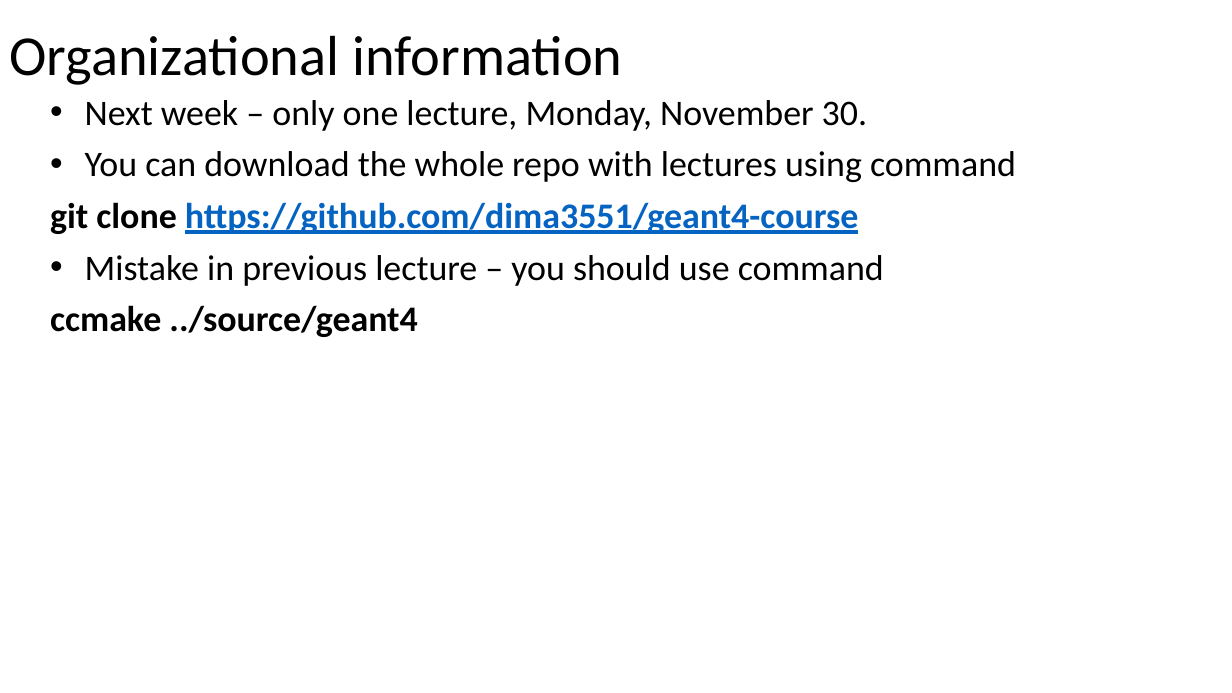
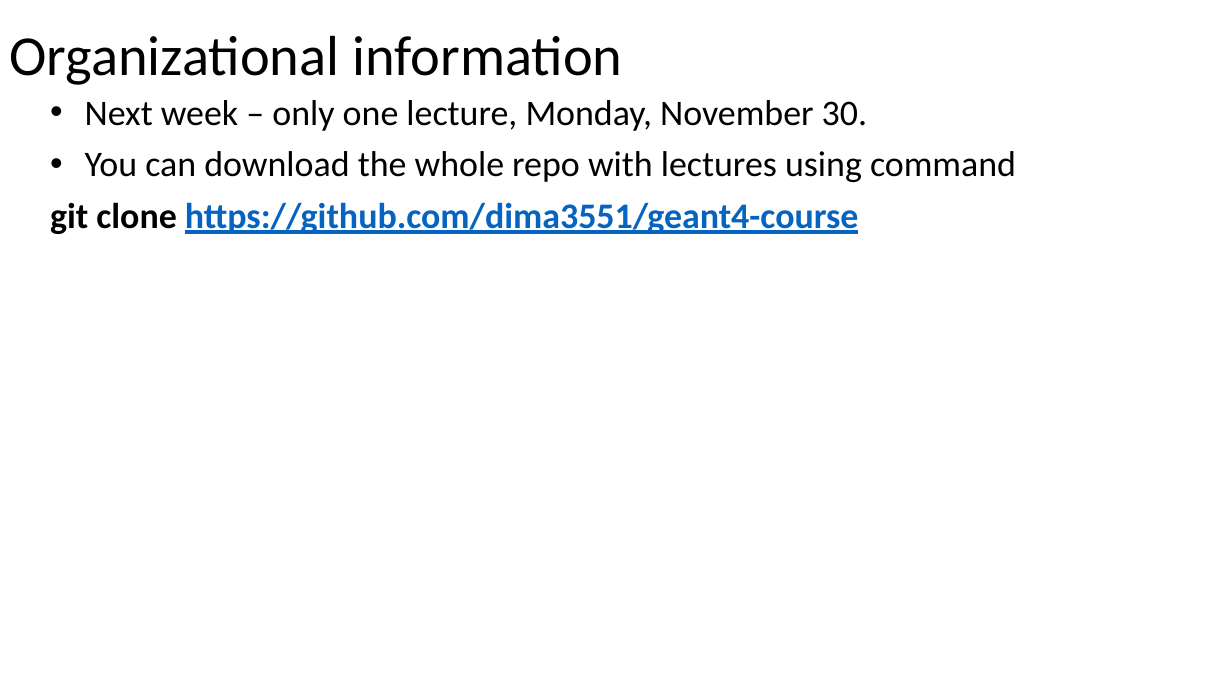
Before and after one commit to dima3551/geant4-course, a slide deck: slide 2 of 2-General-structure-of-Geant4-project/2 General structure of Geant4 project.pptx. Drawn at 1232x693 pixels with LibreOffice and Linux fonts; fonts in the diff are those of the drawing. Boxes give left, top, right and bottom in pixels: in the first picture for what was removed or moved away, otherwise in the second. Text is boxed around its words. In the diff, an @@ line names an element or a change of style, - is before the commit and + after.

```diff
--- a/2-General-structure-of-Geant4-project/2 General structure of Geant4 project.pptx
+++ b/2-General-structure-of-Geant4-project/2 General structure of Geant4 project.pptx
@@ text at box(50, 255, 884, 337): paragraphs removed @@
-• Mistake in previous lecture – you should use command
-ccmake ../source/geant4
```
Also in this commit, not shown: 1 other file.
